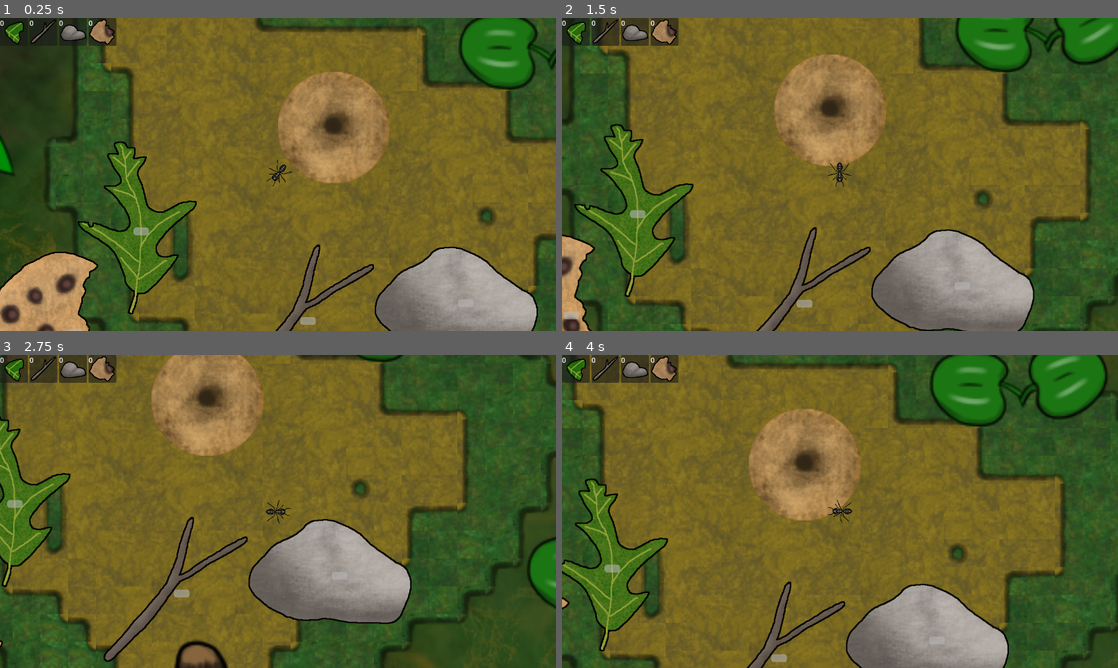
Above: before the commit, frames 1-4 (two rows, left to right).
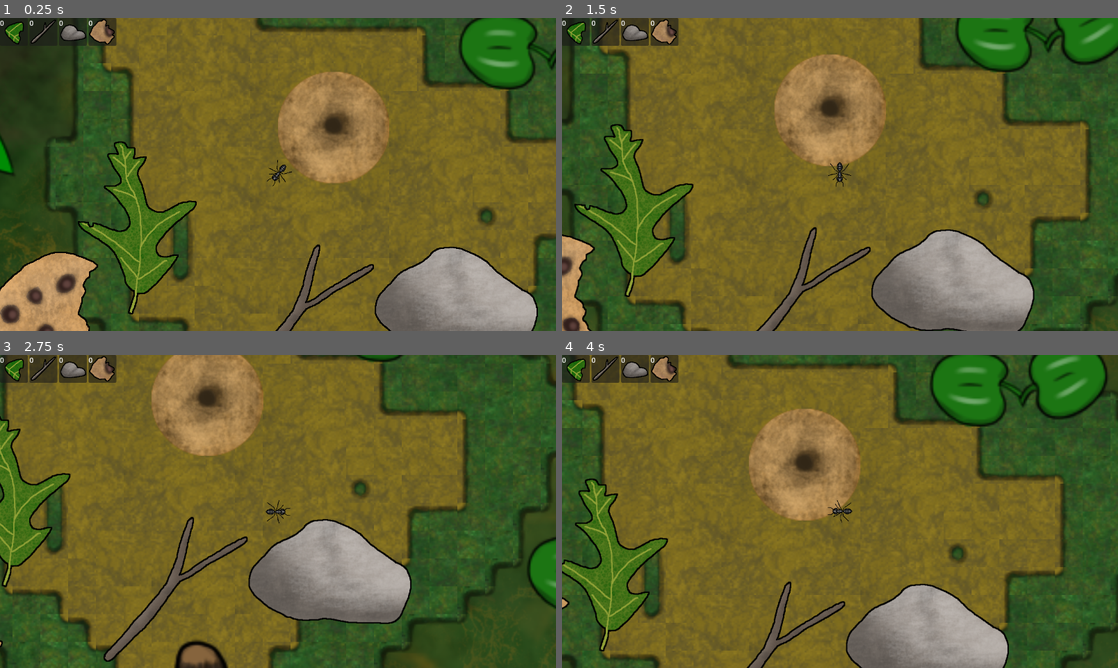
Above: after the commit, the same moments.

Repository: blakestone95/RedotGameJamFall2025
Game: Godot game, scene res://scenes/Game.tscn
Two runs of this game, one before a commit and one after it. Both use one fixed random seed, a clock stepped at 60 frames per second and the inputs below.
Inputs:
- Up to frame 1 (0.25 s): no input
- Up to frame 2 (1.5 s): tap Enter at 0.5 s; hold D (character_right) 0.53-1.28 s; hold Space (break) 0.53-1.28 s; hold S (character_down) from 1.28 s (still down); tap E (interact) at 1.35 s
- Up to frame 3 (2.75 s): release S (character_down) at 2.03 s; hold D (character_right) from 2.03 s (still down); hold Space (break) from 2.03 s (still down)
- Up to frame 4 (4 s): release D (character_right) at 2.78 s; release Space (break) at 2.78 s; hold W (character_up) 2.78-3.53 s; tap E (interact) at 2.85 s; hold A (character_left) from 3.53 s (still down); hold Space (break) from 3.53 s (still down)

The runs differ from the first frame. In frame 1, 0.2% of the frame differs, in the area x 12-85%, y 66-100%; in frame 2, 0.2%, in the area x 0-74%, y 61-97%; in frame 3, 0.2%; in frame 4, 0.2%.

Commit message:
progress bar invisible at first

Diff:
--- a/gameplay/foraging/foraging_progress.gd
+++ b/gameplay/foraging/foraging_progress.gd
@@ -4,6 +4,7 @@
 signal progress_bar_completed
 
 func reduce_progress(amount: float):
+	visible = true
 	value = max(0, value - amount)
 	if value == 0:
 		progress_bar_completed.emit()
--- a/gameplay/groundItems/resourceToBreak/FoodToBreak.tscn
+++ b/gameplay/groundItems/resourceToBreak/FoodToBreak.tscn
@@ -35,5 +35,10 @@
 texture = ExtResource("1_vxljo")
 
 [node name="ForagingProgress" parent="." instance=ExtResource("3_d0hve")]
+visible = false
+offset_left = -20.0
+offset_top = -210.0
+offset_right = 16.0
+offset_bottom = -192.0
 
 [connection signal="progress_bar_completed" from="ForagingProgress" to="Area2D" method="_on_foraging_progress_progress_bar_completed"]
--- a/gameplay/groundItems/resourceToBreak/LeafToBreak.tscn
+++ b/gameplay/groundItems/resourceToBreak/LeafToBreak.tscn
@@ -25,5 +25,10 @@
 texture = ExtResource("3_2bg5g")
 
 [node name="ForagingProgress" parent="." instance=ExtResource("4_7j8o2")]
+visible = false
+offset_left = -18.0
+offset_top = -222.0
+offset_right = 18.0
+offset_bottom = -204.0
 
 [connection signal="progress_bar_completed" from="ForagingProgress" to="Area2D" method="_on_foraging_progress_progress_bar_completed"]
--- a/gameplay/groundItems/resourceToBreak/PebbleToBreak.tscn
+++ b/gameplay/groundItems/resourceToBreak/PebbleToBreak.tscn
@@ -26,5 +26,10 @@
 texture = ExtResource("3_4xsjs")
 
 [node name="ForagingProgress" parent="." instance=ExtResource("4_m0ejh")]
+visible = false
+offset_left = -17.0
+offset_top = -143.0
+offset_right = 19.0
+offset_bottom = -125.0
 
 [connection signal="progress_bar_completed" from="ForagingProgress" to="Area2D" method="_on_foraging_progress_progress_bar_completed"]
--- a/gameplay/groundItems/resourceToBreak/TwigToBreak.tscn
+++ b/gameplay/groundItems/resourceToBreak/TwigToBreak.tscn
@@ -19,12 +19,16 @@
 [node name="CollisionShape2D" type="CollisionShape2D" parent="Area2D"]
 position = Vector2(-17, 11)
 rotation = 0.785398
-scale = Vector2(1, 1)
 shape = SubResource("RectangleShape2D_egy04")
 
 [node name="Sprite2D" type="Sprite2D" parent="."]
 texture = ExtResource("2_0goa5")
 
 [node name="ForagingProgress" parent="." instance=ExtResource("4_pn4ke")]
+visible = false
+offset_left = -11.0
+offset_top = -185.0
+offset_right = 25.0
+offset_bottom = -167.0
 
 [connection signal="progress_bar_completed" from="ForagingProgress" to="Area2D" method="_on_foraging_progress_progress_bar_completed"]
